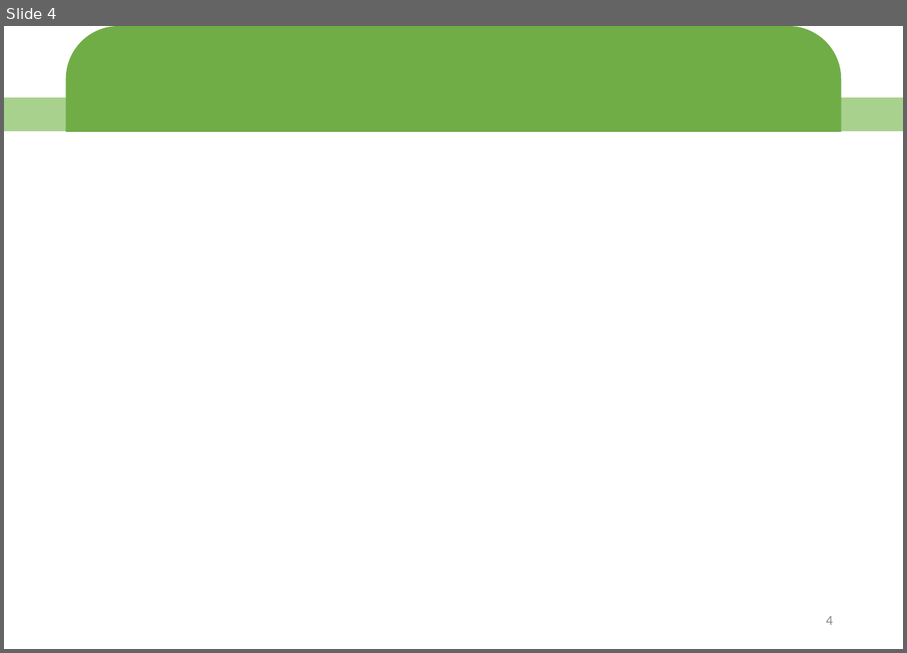
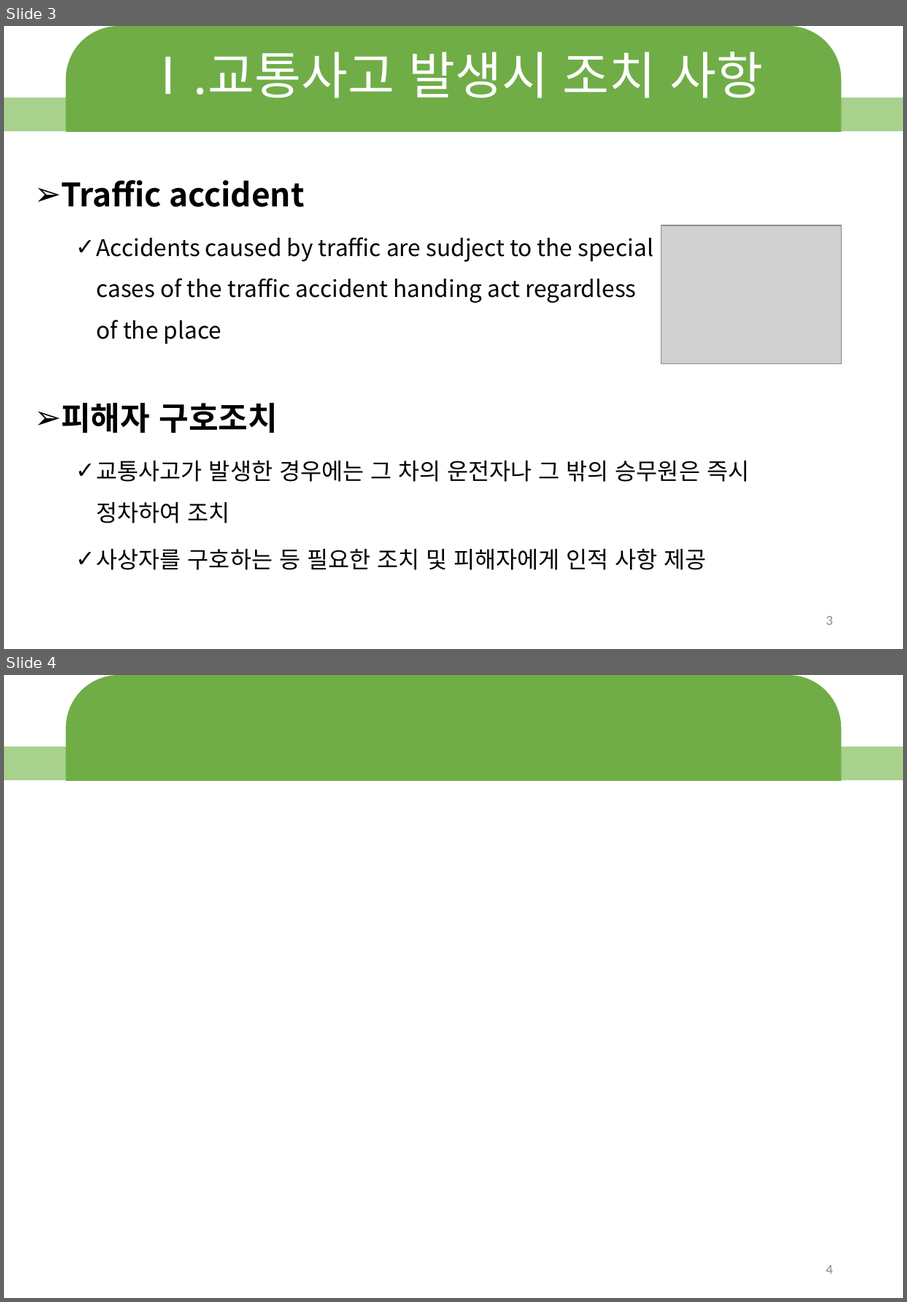
Before and after one commit to junhyeok1035/11214, a slide deck: 11214-박준혁.pptx. Shown one above the other, each under a label of ours: slide 4 before the commit, slides 3 and 4 after it. The pictures are 907x653 and 907x1302 pixels, drawn with LibreOffice and Linux fonts; fonts in the diff are those of the drawing; grey boxes stand for pictures; background and template pictures are left out. Boxes give left, top, right and bottom in pixels: in the first picture for what was removed or moved away, otherwise in the second. Text is boxed around its words. In the diff, an @@ line names an element or a change of style, - is before the commit and + after.

```diff
--- a/11214-박준혁.pptx
+++ b/11214-박준혁.pptx
@@ slide 3 added at [4, 26, 903, 649], background #FFFFFF; not listed: 2 template elements that a slide beside it also shows @@
@@ title added at [143, 52, 764, 98], 44 pt, text #FFFFFF @@
+Ⅰ.교통사고 발생시 조치 사항
@@ text added at [61, 180, 654, 344], 20 pt, text #000000 @@
+➢ Traffic accident
+  ✓ Accidents caused by traffic are sudject to the special cases of the traffic accident handing act regardless of the place
@@ picture added at [662, 225, 842, 364] @@
@@ text added at [61, 403, 749, 570], 20 pt, text #000000 @@
+➢ 피해자 구호조치
+  ✓ 교통사고가 발생한 경우에는 그 차의 운전자나 그 밖의 승무원은 즉시 정차하여 조치
+  ✓ 사상자를 구호하는 등 필요한 조치 및 피해자에게 인적 사항 제공
@@ page number added at [826, 616, 833, 625], 12 pt, text #8C8C8C @@
+3
```
Also in this commit, not shown: 1 slide changed, 1 other slide added, 2 slides removed.
